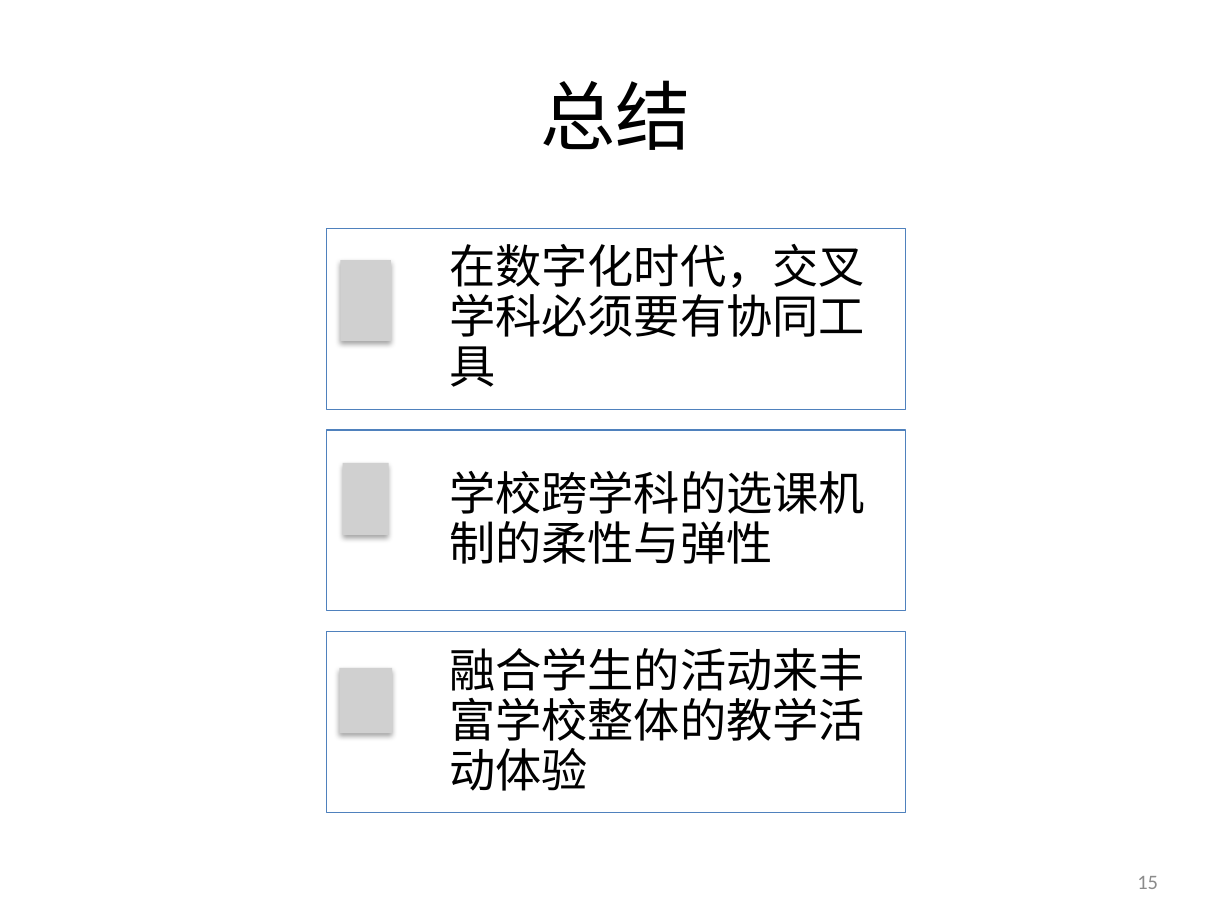
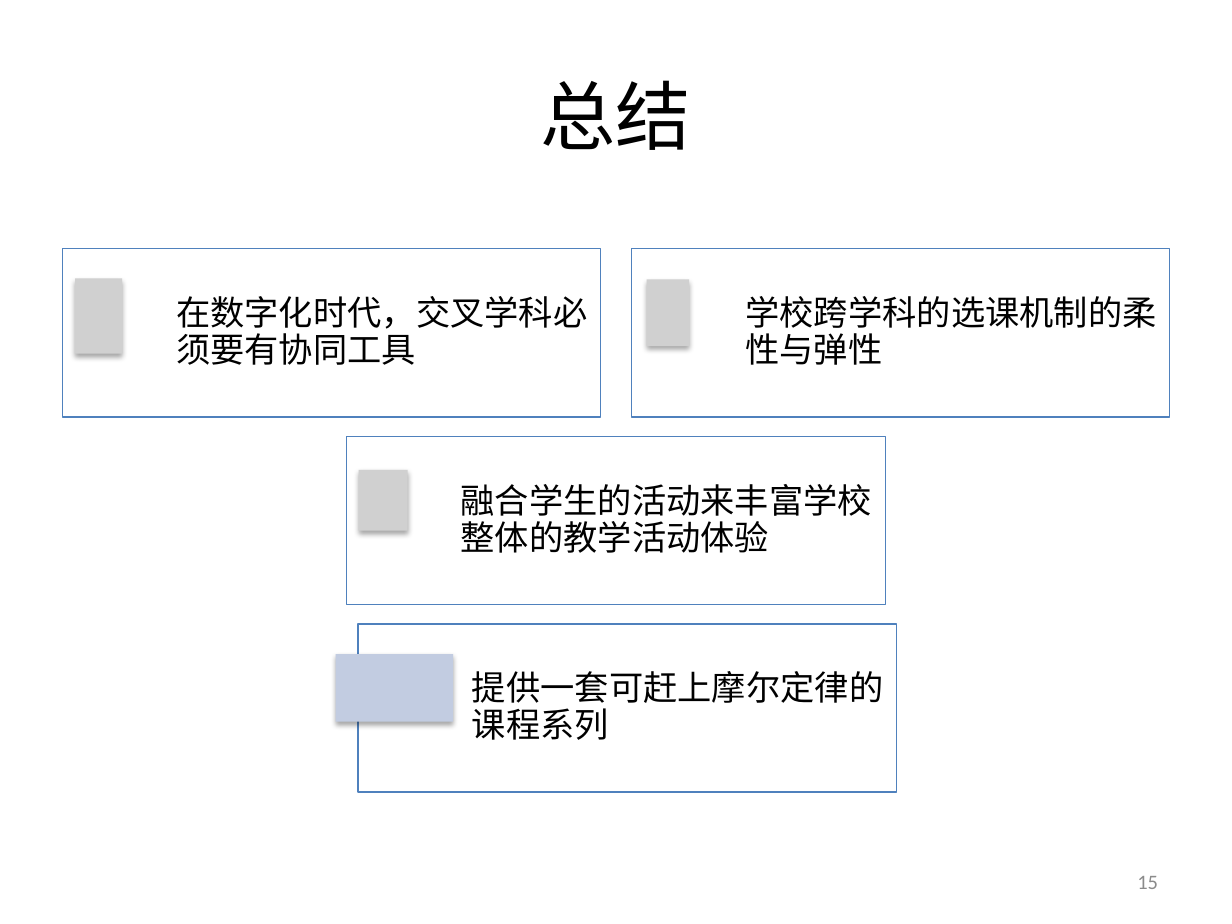
Before and after one commit to woodyme/2014JanXLP, a slide deck: slide 15 of 课程方案/XLP_WorkFLow_CHN.pptx. Drawn at 1232x924 pixels with LibreOffice and Linux fonts; fonts in the diff are those of the drawing; grey boxes stand for pictures; background and template pictures are left out. Boxes give left, top, right and bottom in pixels: in the first picture for what was removed or moved away, otherwise in the second. Text is boxed around its words. In the diff, an @@ line names an element or a change of style, - is before the commit and + after.

```diff
--- a/课程方案/XLP_WorkFLow_CHN.pptx
+++ b/课程方案/XLP_WorkFLow_CHN.pptx
@@ text "在数字化时代，交叉学科必须要有协同工具" moved from (x1=449, y1=244, x2=865, y2=387) to (x1=176, y1=296, x2=587, y2=365) @@
@@ rectangle resized from (x1=326, y1=228, x2=906, y2=409) to (x1=62, y1=249, x2=600, y2=418) @@
@@ picture removed at (x1=340, y1=260, x2=391, y2=341) @@
@@ size 27 to 20 pt; less space between paragraphs in 3 elements at (x1=176, y1=296, x2=587, y2=365), (x1=461, y1=484, x2=872, y2=553), (x1=745, y1=296, x2=1156, y2=365) @@
@@ text "学校跨学科的选课机制的柔性与弹性" moved from (x1=449, y1=471, x2=865, y2=564) to (x1=745, y1=296, x2=1156, y2=365) @@
@@ rectangle resized from (x1=326, y1=430, x2=906, y2=611) to (x1=346, y1=436, x2=885, y2=605) @@
@@ text "融合学生的活动来丰富学校整体的教学活动体验" moved from (x1=449, y1=648, x2=865, y2=791) to (x1=461, y1=484, x2=872, y2=553) @@
@@ picture removed at (x1=342, y1=463, x2=388, y2=535) @@
@@ picture resized from (x1=339, y1=668, x2=392, y2=733) to (x1=359, y1=471, x2=408, y2=531) @@
@@ rectangle resized from (x1=326, y1=632, x2=906, y2=813) to (x1=359, y1=623, x2=897, y2=792) @@
@@ group added at (x1=75, y1=249, x2=1170, y2=740): 2 pictures, 2 rectangles, 1 text @@
+提供一套可赶上摩尔定律的课程系列
```
Also in this commit, not shown: 1 other slide changed, 1 slide added, 1 slide removed, 3 other files.
